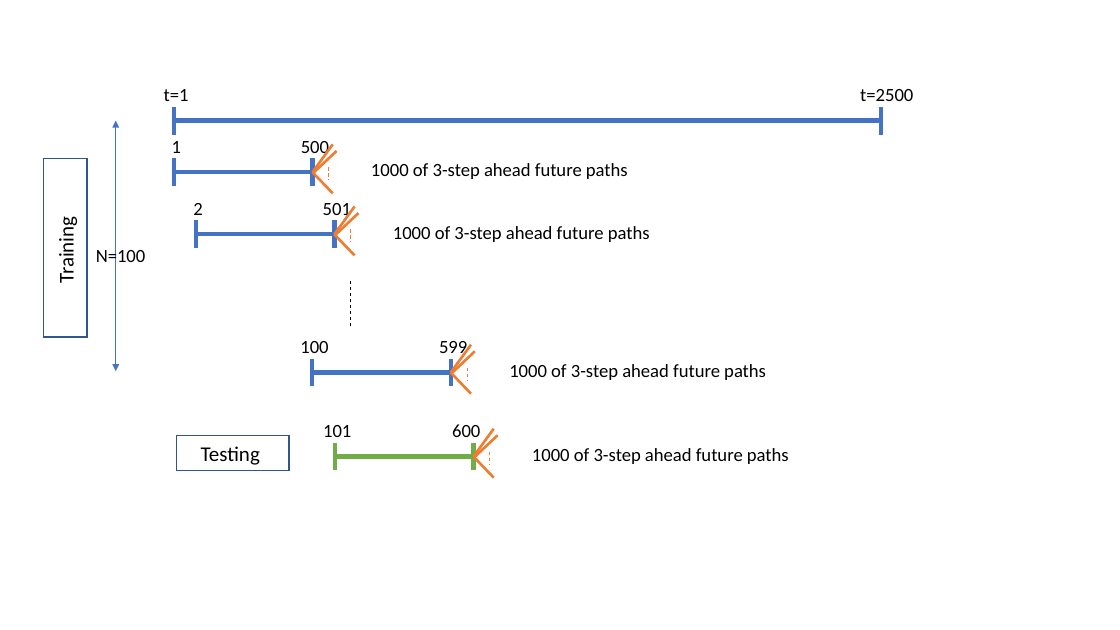
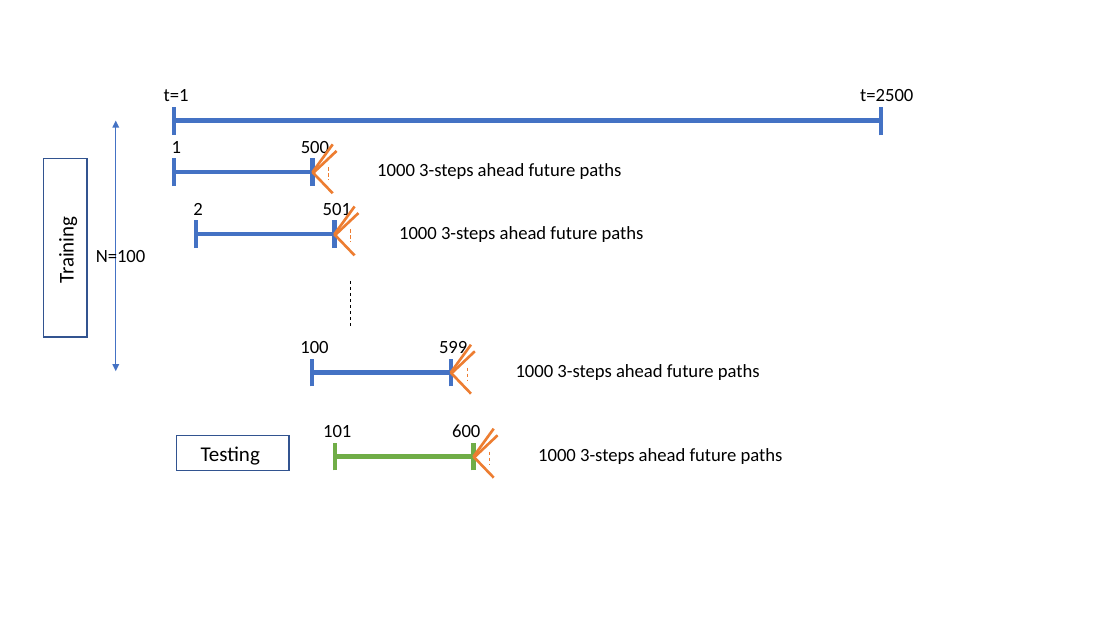
Before and after one commit to PuwasalaG/Pre-submission-Review, a slide deck: slide 1 of Presentation/Figs/Optimisation_TestingG.pptx. Drawn at 1120x630 pixels with LibreOffice and Linux fonts; fonts in the diff are those of the drawing. Boxes give left, top, right and bottom in pixels: in the first picture for what was removed or moved away, otherwise in the second. Text is boxed around its words. In the diff, an @@ line names an element or a change of style, - is before the commit and + after.

Commit message:
Changes to some slides

```diff
--- a/Presentation/Figs/Optimisation_TestingG.pptx
+++ b/Presentation/Figs/Optimisation_TestingG.pptx
@@ text at bbox=[377, 163, 622, 179]: text changed @@
-1000 of 3-step ahead future paths
+1000 3-steps ahead future paths
@@ text at bbox=[399, 226, 644, 242]: text changed @@
-1000 of 3-step ahead future paths
+1000 3-steps ahead future paths
@@ text at bbox=[516, 364, 760, 380]: text changed @@
-1000 of 3-step ahead future paths
+1000 3-steps ahead future paths
@@ text at bbox=[538, 448, 783, 464]: text changed @@
-1000 of 3-step ahead future paths
+1000 3-steps ahead future paths
```
Also in this commit, not shown: 20 other files.
